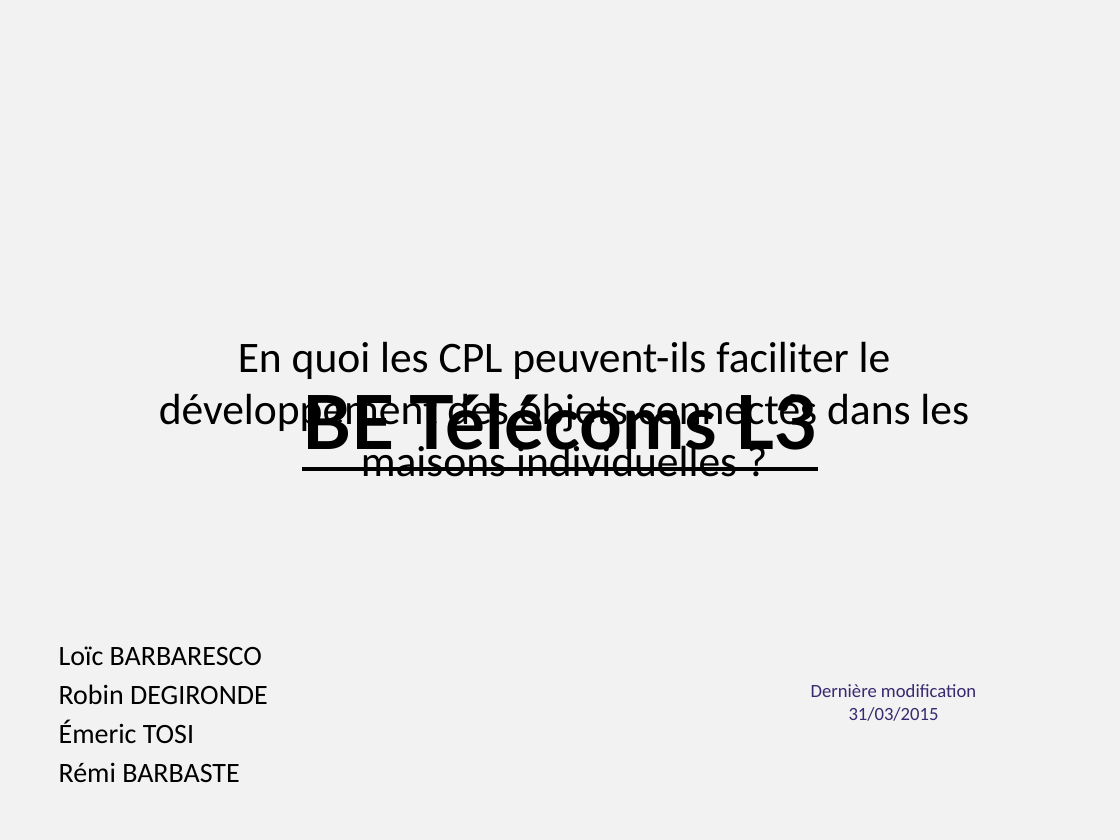
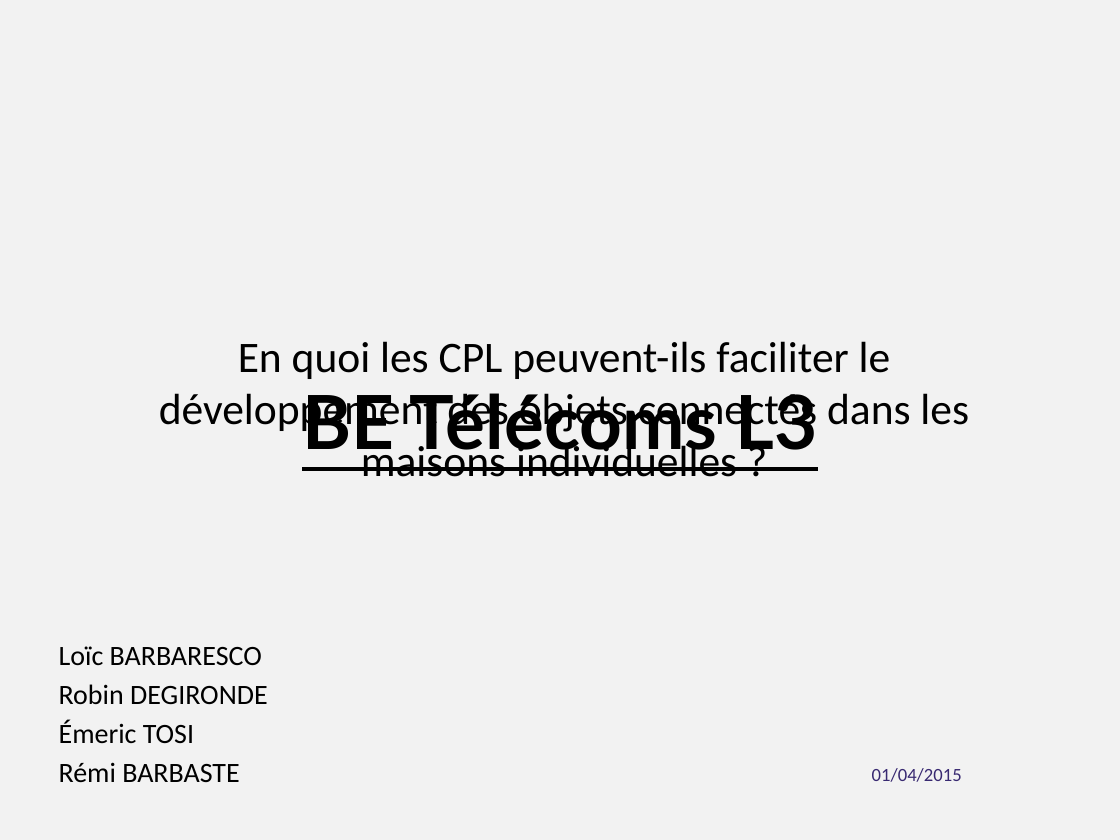
Before and after one commit to emeric254/BETelecomsCPL2014, a slide deck: slide 1 of diapo/CPL.pptx. Drawn at 1120x840 pixels with LibreOffice and Linux fonts; fonts in the diff are those of the drawing; background and template pictures are left out. Boxes give left, top, right and bottom in pixels: in the first picture for what was removed or moved away, otherwise in the second. Text is boxed around its words. In the diff, an @@ line names an element or a change of style, - is before the commit and + after.

```diff
--- a/diapo/CPL.pptx
+++ b/diapo/CPL.pptx
@@ text at <box>872,768,962,782</box>: text changed @@
-Dernière modification 31/03/2015
+01/04/2015
```
Also in this commit, not shown: 18 other slides changed, 5 slides removed, 1 other file.
